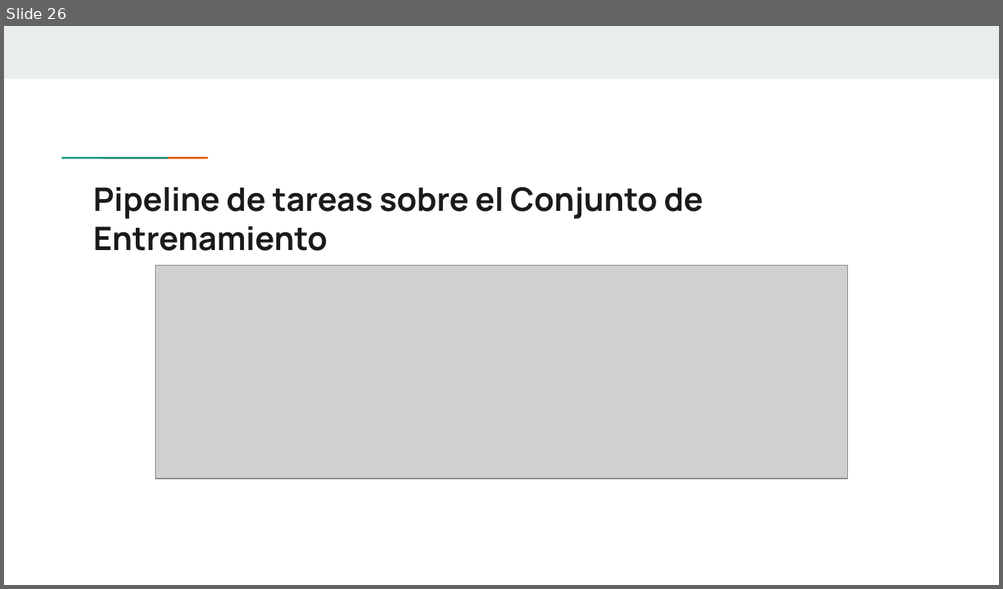
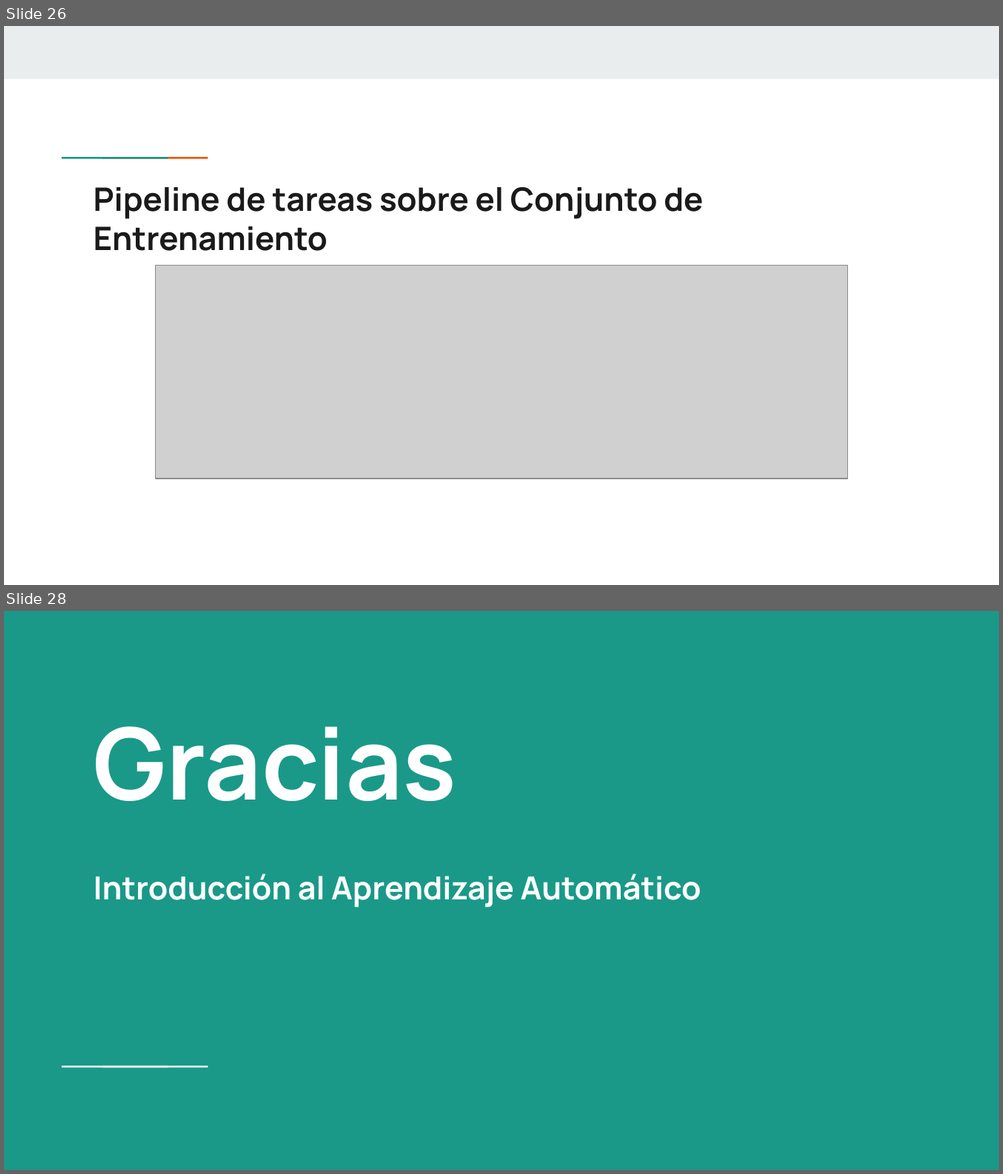
Before and after one commit to MaxiFrank7/Facultad, a slide deck: TUIA_Segundo/2Cuatrimestre/4C_MachineLearning/Unidad 1_ Introducción a Aprendizaje Automático/Clase 1 - Introducción AA1.pptx. Shown one above the other, each under a label of ours: slide 26 before the commit, slides 26 and 28 after it; the slides between them are not shown. The pictures are 1003x589 and 1003x1174 pixels, drawn with LibreOffice and Linux fonts; fonts in the diff are those of the drawing; grey boxes stand for pictures. Boxes give left, top, right and bottom in pixels: in the first picture for what was removed or moved away, otherwise in the second. Text is boxed around its words. In the diff, an @@ line names an element or a change of style, - is before the commit and + after.

```diff
--- a/TUIA_Segundo/2Cuatrimestre/4C_MachineLearning/Unidad 1_ Introducción a Aprendizaje Automático/Clase 1 - Introducción AA1.pptx
+++ b/TUIA_Segundo/2Cuatrimestre/4C_MachineLearning/Unidad 1_ Introducción a Aprendizaje Automático/Clase 1 - Introducción AA1.pptx
@@ slide 28 added at [4, 611, 999, 1170], background #1A9988 @@
@@ title added at [94, 726, 457, 801], 72 pt, text #FFFFFF, bold @@
+Gracias
@@ text added at [94, 874, 701, 908], 23 pt, text #FFFFFF, bold @@
+Introducción al Aprendizaje Automático
@@ rectangle added at [94, 1065, 135, 1070], fill #FFFFFF @@
@@ rectangle added at [134, 1065, 175, 1070], fill #FFFFFF @@
```
Also in this commit, not shown: 4 slides changed, 1 other slide added, 1 slide removed, 53 other files.
